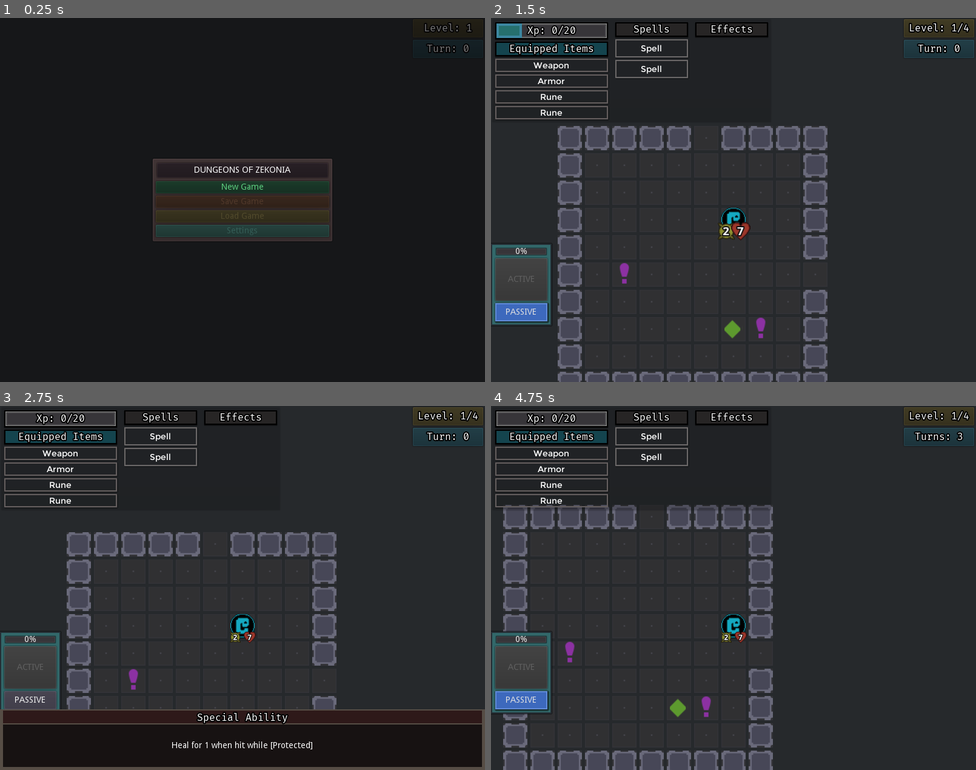
Above: before the commit, frames 1-4 (two rows, left to right).
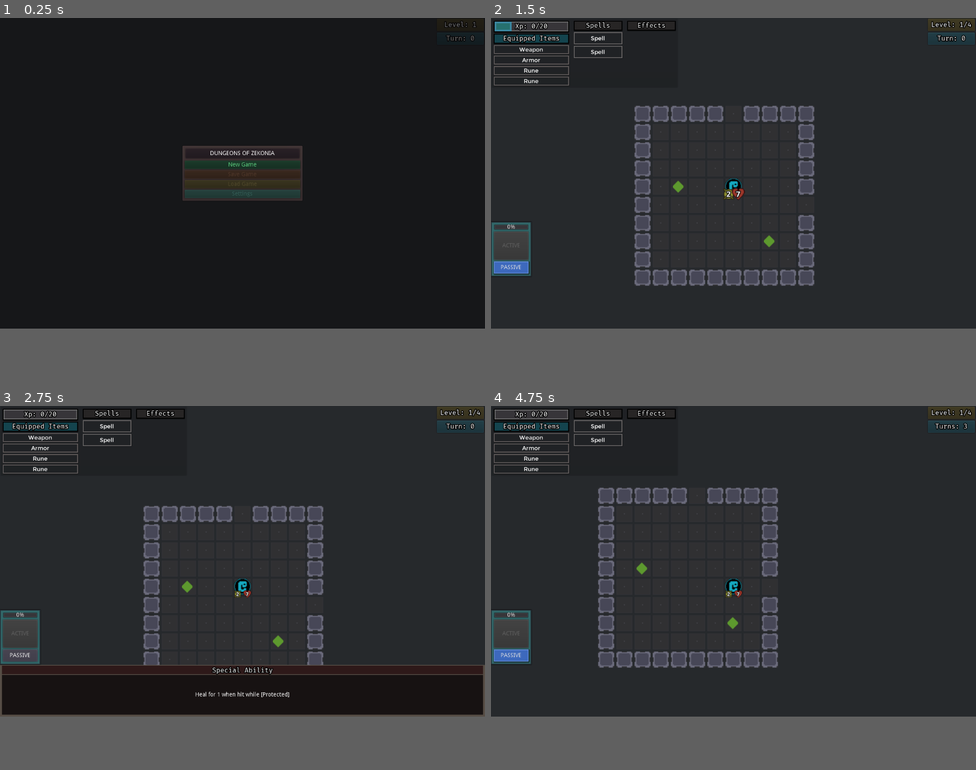
Above: after the commit, the same moments.

Repository: ZenCoderGames/ZRoguelikeGame
Game: Godot game, scene res://scene/main/MainScene.tscn
Same seed, same stepped clock (60 frames per second), same inputs: the game is played once before the commit and once after it.
Inputs (mouse positions are in pixels of both pictures, inside the frame that each line leads up to):
- Up to frame 1 (0.25 s): no input
- Up to frame 2 (1.5 s): click "New Game" at 0.5 s; click "Choose" at 1.25 s
- Up to frame 3 (2.75 s): click "PASSIVE" at 2 s
- Up to frame 4 (4.75 s): tap Enter at 2.75, 4.25 s; move the mouse to (733, 624) at 2.77 s; hold Right (move_right) 2.78-3.53 s; tap S (cam_move_down) at 2.85 s; tap Space at 3.5 s; move the mouse to (636, 606) at 3.52 s; hold Down (move_down) 3.53-4.28 s; tap A (cam_move_left) at 3.6 s; move the mouse to (782, 507) at 4.27 s; hold Right (move_right) from 4.28 s (still down); tap D (cam_move_right) at 4.35 s
In our replay, the window is 800x600 before the commit and 800x512 after it. These sizes can differ from the game's own. Grey fills any space a smaller window leaves; there, only what the larger window draws over its background counts as a difference.

The runs differ from the first frame. In frame 1, 6.4% of the frame differs, in the area x 31-100%, y 0-62%; in frame 2, 20%; in frame 3, 27%, in the area x 0-100%, y 0-100%; in frame 4, 19%.

Commit message:
Fix for lifesteal, Better damage text

Diff:
--- a/entity/effects/Effect_StatusEffect_Stun.tscn
+++ b/entity/effects/Effect_StatusEffect_Stun.tscn
@@ -1,11 +1,10 @@
 [gd_scene load_steps=3 format=2]
 
-[ext_resource path="res://sourceArt/Random/Circle.png" type="Texture" id=1]
+[ext_resource path="res://sourceArt/Effects/Stun.png" type="Texture" id=1]
 [ext_resource path="res://scripts/battle/instance/effects/EffectInstance.gd" type="Script" id=2]
 
 [node name="BaseFX" type="Sprite"]
-self_modulate = Color( 0.152941, 0.137255, 0.137255, 1 )
 position = Vector2( 208, 169 )
-scale = Vector2( 1.2, 1.2 )
+scale = Vector2( 0.7, 0.7 )
 texture = ExtResource( 1 )
 script = ExtResource( 2 )
--- a/project.godot
+++ b/project.godot
@@ -576,7 +576,8 @@
 
 [display]
 
-window/size/width=800
+window/size/width=1200
+window/size/height=768
 window/energy_saving/keep_screen_on=false
 
 [input]
--- a/resource/statusEffects.json
+++ b/resource/statusEffects.json
@@ -4,7 +4,7 @@
 			"id": "STATUS_EFFECT_STUN",
 			"name": "Stun",
 			"description": "Stuns for 1 turn",
-			"instanceCount": 1,
+			"instanceCount": 2,
 			"endConditions": [
 				"ON_END_TURN"
 			],
@@ -14,6 +14,14 @@
 					"params": {
 						"stunned": 1
 					}
+				},
+				{
+					"type": "#SPAWN_EFFECT",
+					"params": {
+						"effectId": "StunEffect",
+						"effectPath": "entity/effects/Effect_StatusEffect_Stun.tscn",
+						"parent": true
+					}
 				}
 			],
 			"endTimeline": [
@@ -21,6 +29,12 @@
 					"type": "SET_STATUS",
 					"params": {
 						"stunned": -1
+					}
+				},
+				{
+					"type": "#DESTROY_EFFECT",
+					"params": {
+						"effectId": "StunEffect"
 					}
 				}
 			]
--- a/scene/main/MainScene.tscn
+++ b/scene/main/MainScene.tscn
@@ -43,9 +43,7 @@
 [node name="Battle" type="Node2D" parent="."]
 script = ExtResource( 4 )
 doorsStayOpenDuringBattle = true
-debugSpawnItems = [ "ITEM_SPELL_LIGHTNING_BOLT", "ITEM_SPELL_WHIRLWIND" ]
-setPlayerInvulnerable = true
-setEnemiesInvulnerable = true
+debugSpawnItems = [ "RUNE_VAMPIRIC" ]
 
 [node name="PlayerInput" type="Node" parent="Battle"]
 script = ExtResource( 3 )
--- a/scripts/battle/general/HitResolutionManager.gd
+++ b/scripts/battle/general/HitResolutionManager.gd
@@ -26,6 +26,9 @@
 
 	var prevHealth:int = targetChar.get_health()
 	var targetHealth:int = targetChar.take_damage(sourceChar, finalDamage)
+
+	sourceChar.successfulDamageThisFrame = prevHealth-targetHealth
+
 	if targetHealth<=0:
 		targetChar.die()
 		sourceChar.lastKilledTarget = targetChar
--- a/scripts/battle/instance/actions/ActionLifeSteal.gd
+++ b/scripts/battle/instance/actions/ActionLifeSteal.gd
@@ -12,13 +12,8 @@
 	var lifeStealData:ActionLifeStealData = actionData as ActionLifeStealData
 	var lifeSteal:int = 0
 	if lifeStealData.percent>0:
-		lifeSteal = lifeStealData.percent * character.successfulDamageThisFrame
+		lifeSteal = int(ceil(lifeStealData.percent * float(character.successfulDamageThisFrame)))
 	else:
 		lifeSteal = lifeStealData.flatAmount
 
 	character.modify_stat_value(StatData.STAT_TYPE.HEALTH, lifeSteal)
-
-	var targets = character.get_targets()
-	for target in targets:
-		if !target.isDead:
-			HitResolutionManager.do_hit(character, target, lifeSteal, false)
--- a/scripts/battle/instance/characters/Character.gd
+++ b/scripts/battle/instance/characters/Character.gd
@@ -275,7 +275,7 @@
 
 		emit_signal("OnPreAttack", entity)
 		var damageAmount:int = get_stat_value(StatData.STAT_TYPE.DAMAGE)
-		successfulDamageThisFrame = HitResolutionManager.do_hit(self, entity, damageAmount)
+		HitResolutionManager.do_hit(self, entity, damageAmount)
 
 		# Feels
 		if entity.isDead:
@@ -396,9 +396,15 @@
 	elif dirn==Constants.DIRN_TYPE.DOWN:
 		startPos = Vector2(0, 0)
 		endPos = Vector2(0, 10)
+
+	var colorOriginal:Color = damageText.self_modulate
+	colorOriginal.a = 1.0
+	var colorNew:Color = damageText.self_modulate
+	colorNew.a = 0.0
+
 	#Utils.create_tween_vector2(damageText, "rect_position", startPos, endPos, 0.25, Tween.TRANS_BOUNCE, Tween.EASE_OUT)
 	#Utils.create_tween_vector2(damageText, "rect_position", startPos, startPos, 0.25, Tween.TRANS_LINEAR, Tween.EASE_IN)
-	Utils.create_tween_vector2(damageText, "rect_size", Vector2(20,20), Vector2(40,40), 0.25, Tween.TRANS_LINEAR, Tween.EASE_OUT)
+	Utils.create_tween_vector2(damageText, "self_modulate", colorOriginal, colorNew, 1.5, Tween.TRANS_LINEAR, Tween.EASE_IN)
 
 func pre_update():
 	successfulDamageThisFrame = 0
@@ -458,9 +464,9 @@
 	#_update_status_effect_visuals()
 
 func _update_status_effect_visuals():
-	#if status.is_stunned():
-	#	show_stun()
-	pass
+	if status.is_stunned():
+		show_stun()
+	#pass
 
 func has_status_effect(statusEffectId:String):
 	for statusEffect in statusEffectList:
@@ -549,6 +555,7 @@
 func skip_turn():
 	if status.is_stunned():
 		show_stunned()
+	yield(get_tree().create_timer(0.5), "timeout")
 	on_turn_completed()
 
 # HELPERS
--- a/scripts/battle/instance/rooms/DungeonRoom.gd
+++ b/scripts/battle/instance/rooms/DungeonRoom.gd
@@ -217,6 +217,10 @@
 		sceneToCleanUp.queue_free()
 
 func clean_up():
+	# clean up any loose ends
+	for enemy in enemies:
+		enemy.disconnect("OnTurnCompleted", self, "_update_next_enemy")
+
 	for loadedScene in loadedScenes:
 		loadedScene.queue_free()
 	loadedScenes.clear()
--- a/ui/battle/DamageText.tscn
+++ b/ui/battle/DamageText.tscn
@@ -3,19 +3,22 @@
 [ext_resource path="res://resource/FiraCode-Regular.ttf" type="DynamicFontData" id=1]
 
 [sub_resource type="DynamicFont" id=2]
+size = 14
 outline_size = 2
 outline_color = Color( 0.00784314, 0.00392157, 0.00392157, 1 )
 font_data = ExtResource( 1 )
 
 [node name="DamageText" type="Label"]
 visible = false
-self_modulate = Color( 0.85098, 0.498039, 0.0823529, 1 )
-margin_left = -11.0
-margin_top = -45.0
-margin_right = 29.0
-margin_bottom = -5.0
+anchor_left = 0.5
+anchor_top = 0.5
+anchor_right = 0.5
+anchor_bottom = 0.5
+margin_left = -20.0
+margin_top = -20.0
+margin_right = 20.0
+margin_bottom = 20.0
 custom_fonts/font = SubResource( 2 )
-text = "Immune
-f"
+text = "Immune"
 align = 1
 valign = 1
--- a/ui/characterSelect/CharacterSelectUI.tscn
+++ b/ui/characterSelect/CharacterSelectUI.tscn
@@ -14,10 +14,11 @@
 script = ExtResource( 3 )
 
 [node name="Label" type="Label" parent="."]
-margin_left = 146.0
-margin_top = 75.0
-margin_right = 402.0
-margin_bottom = 174.0
+anchor_left = 0.5
+anchor_right = 0.5
+margin_left = -128.0
+margin_right = 128.0
+margin_bottom = 99.0
 rect_scale = Vector2( 2, 2 )
 theme = ExtResource( 1 )
 text = "CLASS SELECT"
Binary file added: sourceArt/Effects/Stun.aseprite
Binary file added: sourceArt/Effects/Stun.png
Not shown, added: sourceArt/Effects/Stun.png.import
